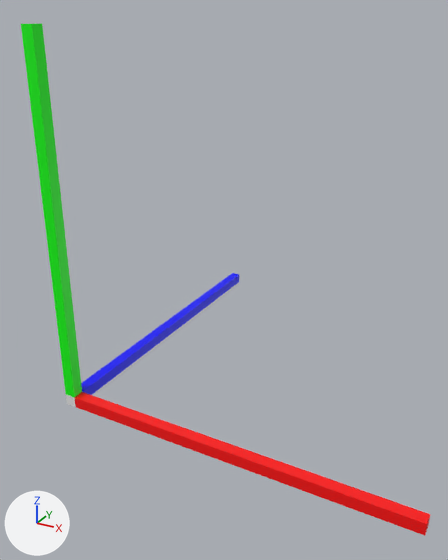
What one commit did to the glTF model gizmo.glb.
One viewpoint serves both versions: a 50 mm lens placed at (3.37, -3.4, 3.15), pointed at (0.98, 0.95, 0.98). Lighting does not change. The marker at lower left points along +X, +Y and +Z. The picture after the commit comes second.

The scene before the commit, as lines of its bpy script (objects in view):
```python
mat_blue = principled_material('Blue')
mat_blue.base_color = (0.0, 0.0, 1.0)  # blue #0000ff
mat_green = principled_material('Green')
mat_green.base_color = (0.0, 1.0, 0.0)  # green #00ff00
mat_red = principled_material('Red')
mat_red.base_color = (1.0, 0.0, 0.0)  # red #ff0000
mat_white = principled_material('White')
mat_white.base_color = (0.8, 0.8, 0.8)  # white #e7e7e7
me_cube = bpy.data.meshes.new('Cube')
me_cube.from_pydata(...)  # 20 vertices, 36 faces; spans x -0.05..3.05, y -0.05..3.05, z -0.05..3.05
# faces by material slot: [6, 10, 10, 10]
me_cube.materials.append(mat_white)  # white #e7e7e7
me_cube.materials.append(mat_red)  # red #ff0000
me_cube.materials.append(mat_green)  # green #00ff00
me_cube.materials.append(mat_blue)  # blue #0000ff
ob_gizmo = bpy.data.objects.new('Gizmo', me_cube)
ob_gizmo.location = (0.0, 0.0, 0.0)
```
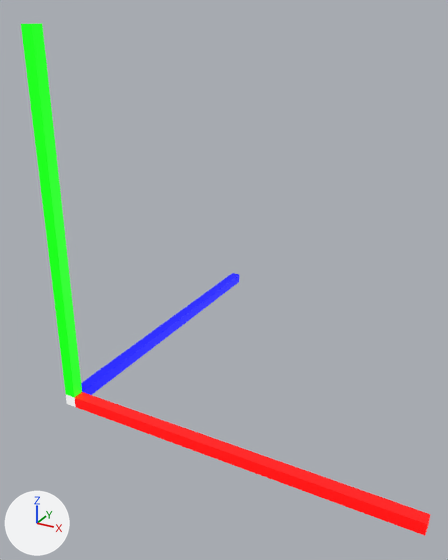
The change, as a list of edits to the scene's bpy script:
```text
Change mat_white:
    mat_white.base_color: (0.8, 0.8, 0.8) -> (0.0, 0.0, 0.0)  # white #e7e7e7 -> black #000000
    add mat_white.emission_strength = 0.8
Change mat_red:
    mat_red.base_color: (1.0, 0.0, 0.0) -> (0.0, 0.0, 0.0)  # red #ff0000 -> black #000000
    add mat_red.emission_strength = 1.0
    add mat_red.emission_color = (1.0, 0.0, 0.0)  # red #ff0000
Change mat_green:
    mat_green.base_color: (0.0, 1.0, 0.0) -> (0.0, 0.0, 0.0)  # green #00ff00 -> black #000000
    add mat_green.emission_strength = 1.0
    add mat_green.emission_color = (0.0, 1.0, 0.0)  # green #00ff00
Change mat_blue:
    mat_blue.base_color: (0.0, 0.0, 1.0) -> (0.0, 0.0, 0.0)  # blue #0000ff -> black #000000
    add mat_blue.emission_strength = 1.0
    add mat_blue.emission_color = (0.0, 0.0, 1.0)  # blue #0000ff
```

What differs and where, as boxes [x1, y1, x2, y2] in the pictures (448 x 560 px):
'Gizmo', recoloured, surface changed
    both: [21, 24, 430, 536]
